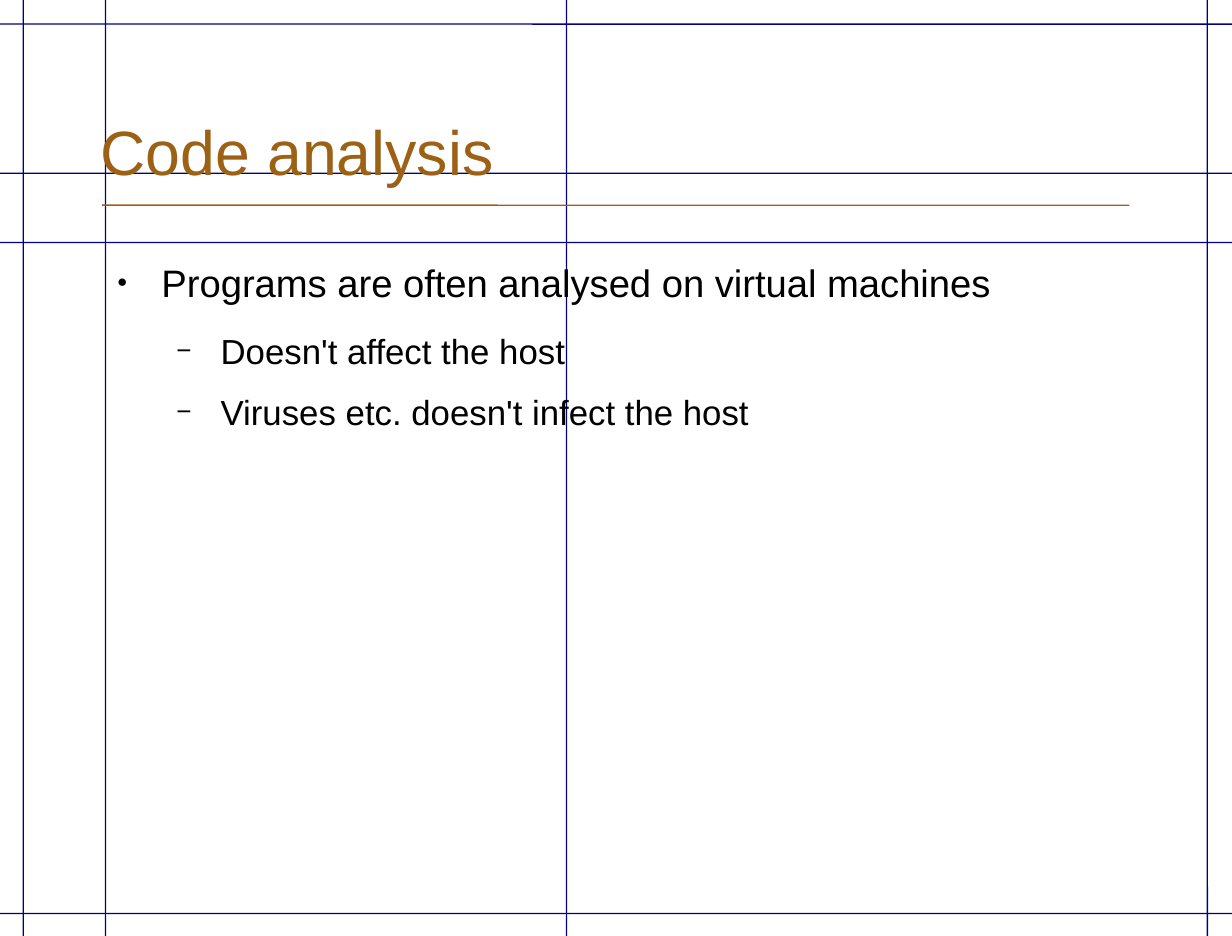
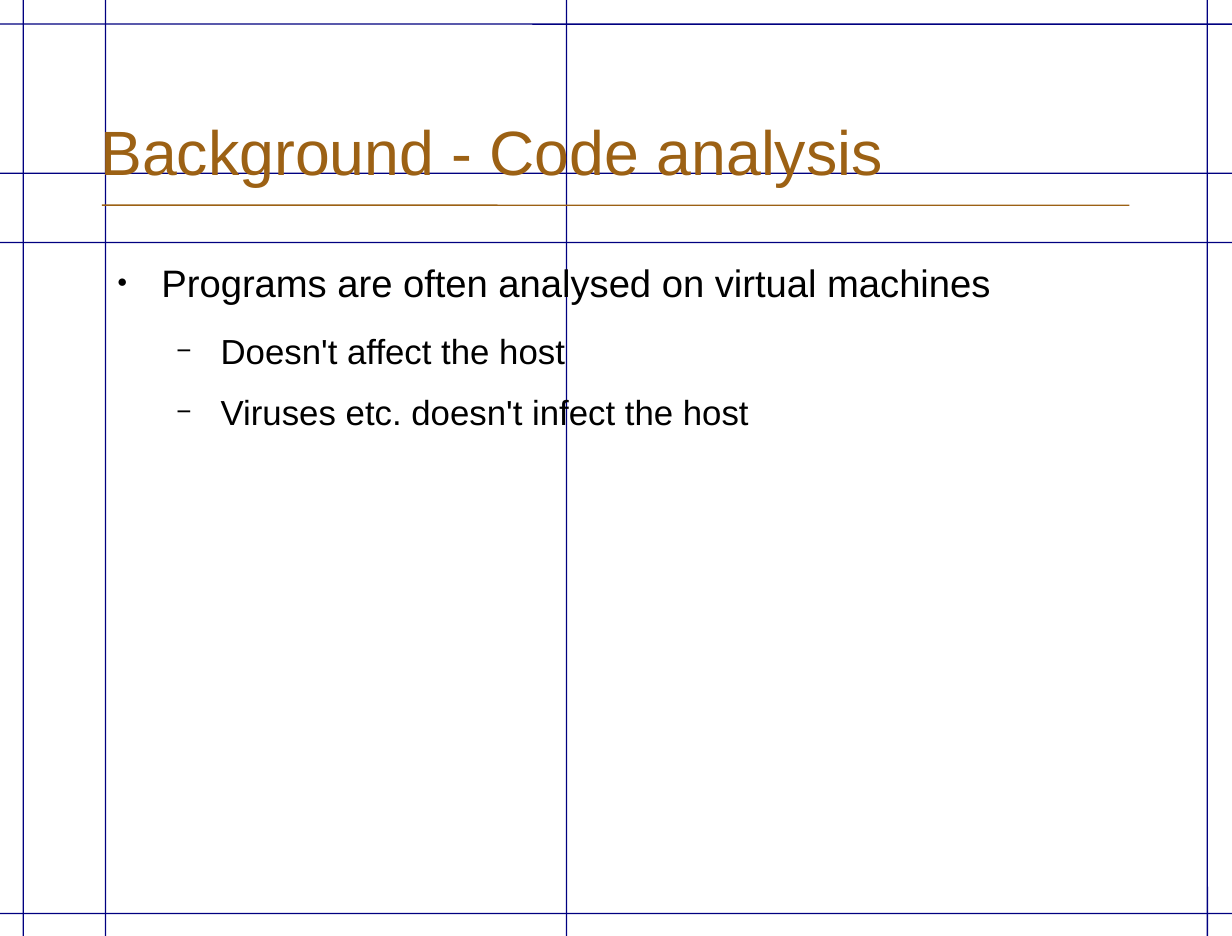
Before and after one commit to eriknylander/exjobb, a slide deck: slide 10 of Presentation/ExjobbPresentation _english.odp. Drawn at 1232x936 pixels with LibreOffice and Linux fonts; fonts in the diff are those of the drawing; background and template pictures are left out. Boxes give left, top, right and bottom in pixels: in the first picture for what was removed or moved away, otherwise in the second. Text is boxed around its words. In the diff, an @@ line names an element or a change of style, - is before the commit and + after.

```diff
--- a/Presentation/ExjobbPresentation _english.odp
+++ b/Presentation/ExjobbPresentation _english.odp
@@ title at [100, 126, 883, 187]: text changed @@
-Code analysis
+Background - Code analysis
```
Also in this commit, not shown: 2 other slides changed, 1 other file.
